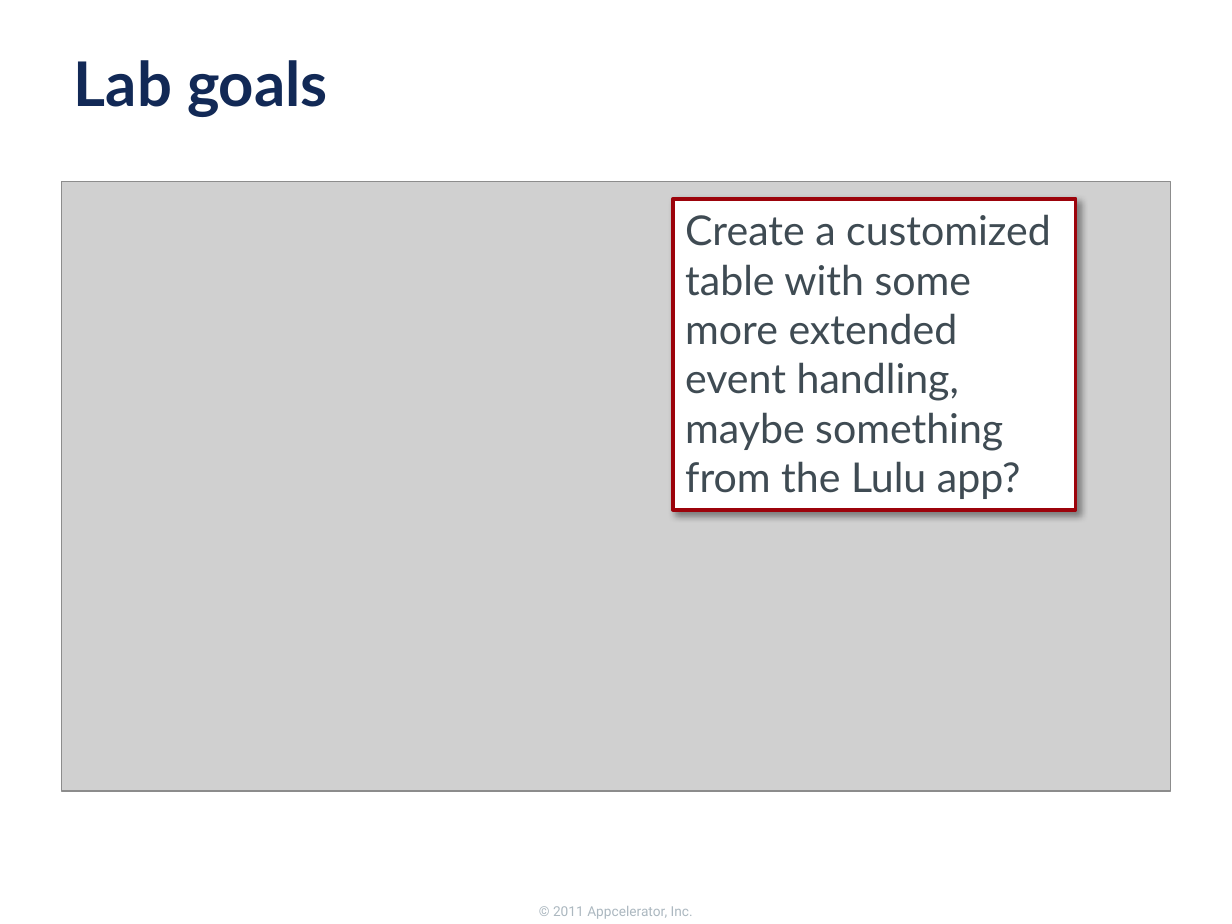
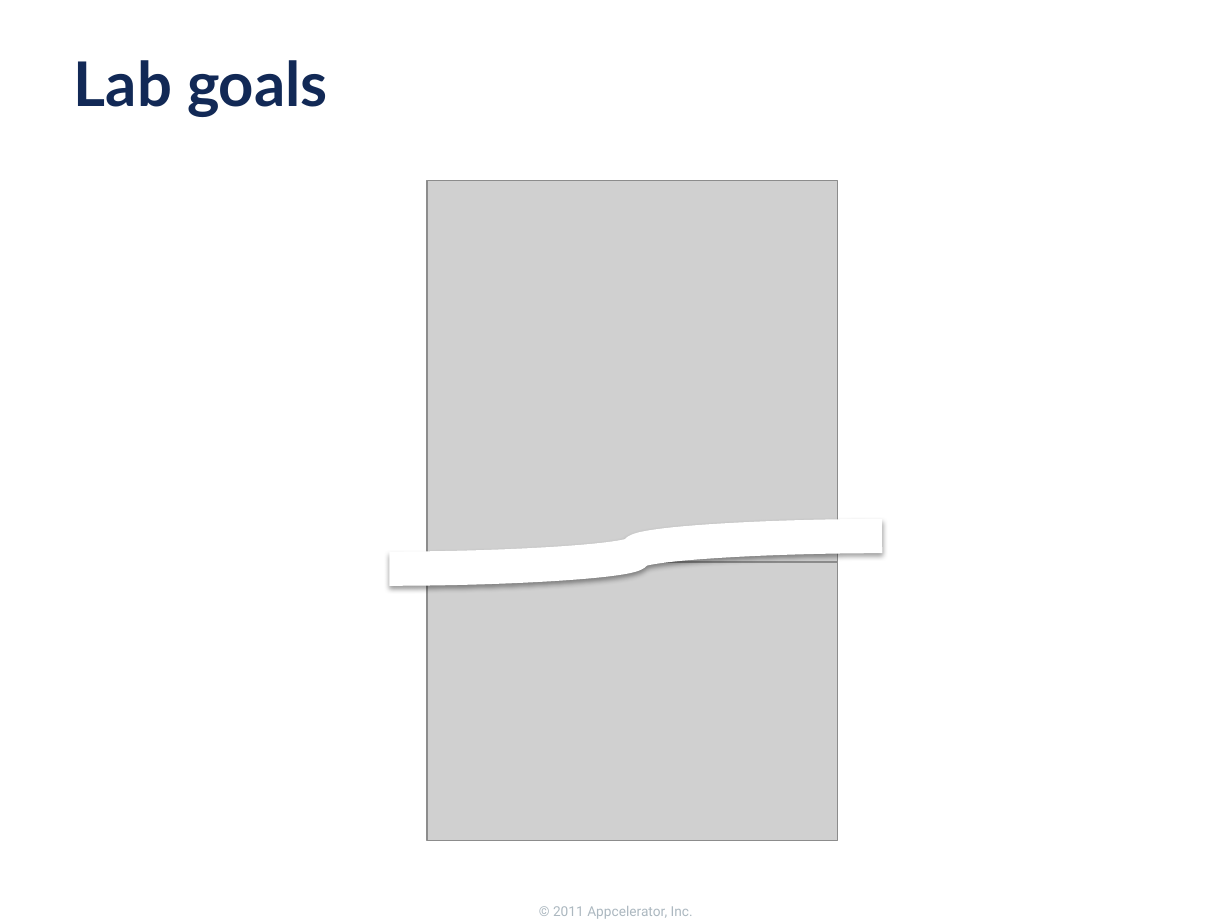
Before and after one commit to appcelerator-forks/appcelerator-training.tcmd_certification, a slide deck: slide 17 of 345/345.pptx. Drawn at 1232x924 pixels with LibreOffice and Linux fonts; fonts in the diff are those of the drawing; grey boxes stand for pictures; background and template pictures are left out. Boxes give left, top, right and bottom in pixels: in the first picture for what was removed or moved away, otherwise in the second. Text is boxed around its words. In the diff, an @@ line names an element or a change of style, - is before the commit and + after.

Commit message:
Small slide change

```diff
--- a/345/345.pptx
+++ b/345/345.pptx
@@ picture removed at <box>62,181,1170,791</box> @@
@@ picture added at <box>428,181,838,563</box> @@
@@ rectangle removed at <box>673,198,1076,509</box> @@
-Create a customized table with some more extended event handling, maybe something from the Lulu app?
@@ picture added at <box>428,250,838,840</box> @@
@@ curved line added from (389, 569) to (882, 536), #FFFFFF 20 pt @@
```
